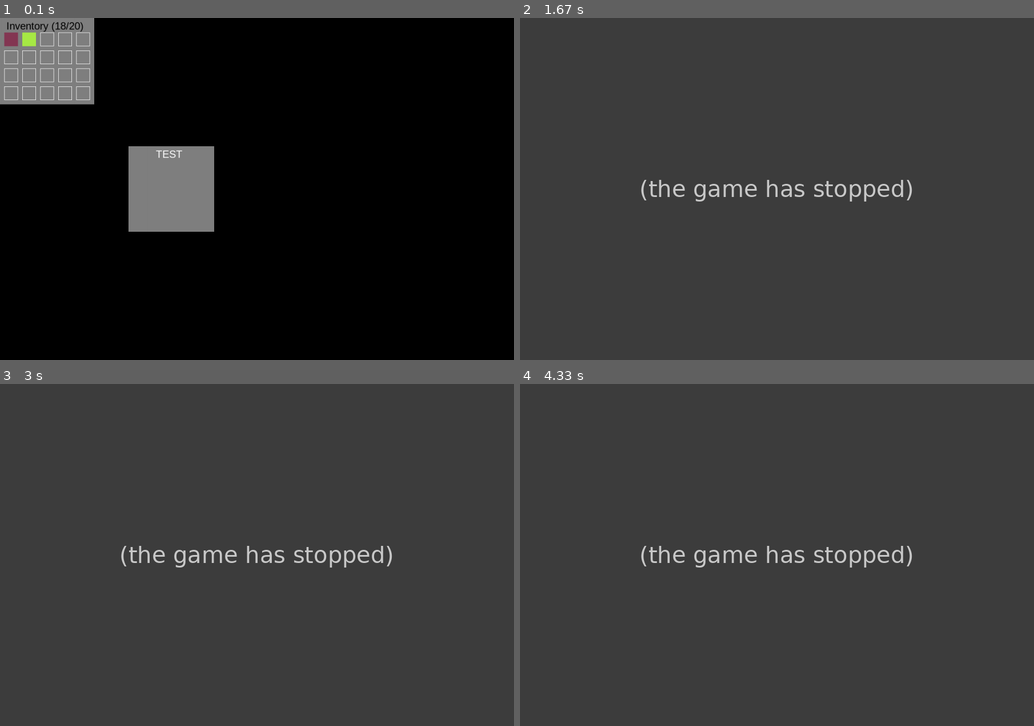
Above: before the commit, frames 1-4 (two rows, left to right).
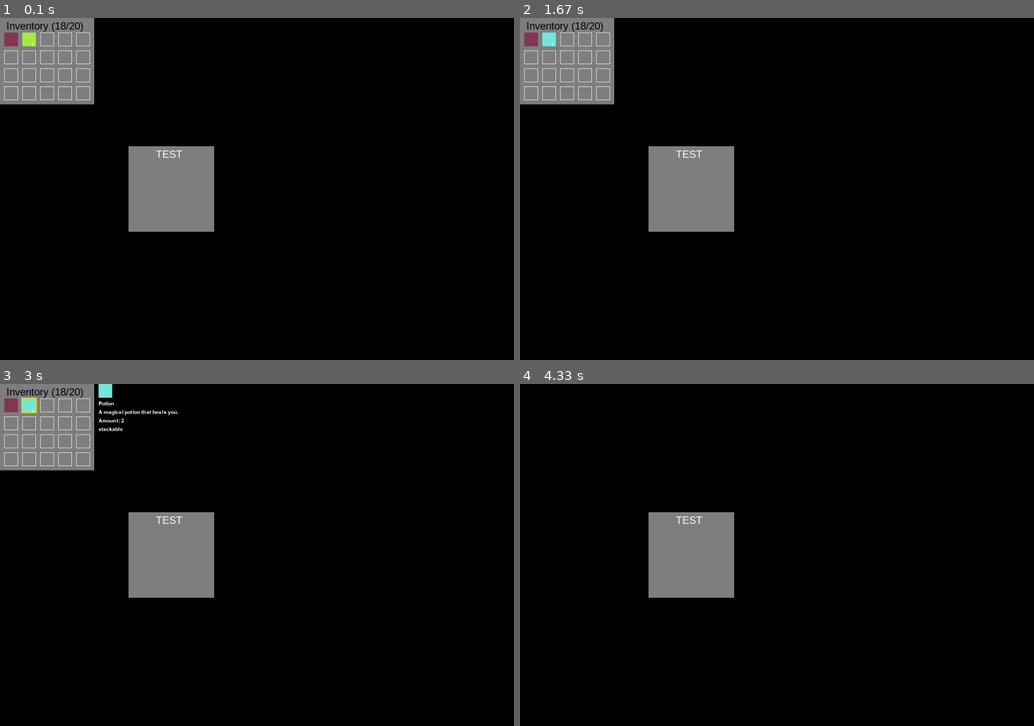
Above: after the commit, the same moments.

Repository: Pappet/CraftingGame_pygame
Game: pygame game, started from CraftingGame/main.py
Two runs of this game, one before a commit and one after it. Both use one fixed random seed, a clock stepped at 60 frames per second and the inputs below.
Inputs (mouse positions are in pixels of both pictures, inside the frame that each line leads up to):
- Up to frame 1 (0.1 s): no input
- Up to frame 2 (1.67 s): hold R 0.33-0.8 s; click (530, 38) at 0.88 s; tap A at 1.17 s; click (967, 308) at 1.55 s
- Up to frame 3 (3 s): click (10, 425) at 1.88 s; click (231, 643) at 2.22 s; tap A at 2.5 s; click "2" at 2.88 s
- Up to frame 4 (4.33 s): click (910, 524) at 3.22 s; click (602, 442) at 3.55 s; click (884, 493) at 3.88 s; tap X at 4.17 s

The runs differ from the first frame. In frame 1, less than 0.1% of the frame differs, in the area x 6-7%, y 7-9%; in frame 2, 100%; in frame 3, 100%; in frame 4, 100%, in the area x 0-100%, y 0-100%.
Error before the commit: TypeError: Item.__init__() missing 2 required positional arguments: 'description' and 'stack...; the game stopped at 1.17 s (later frames are placeholders)

Commit message:
Added item amount and handling.

Diff:
--- a/CraftingGame/menus/inventory.py
+++ b/CraftingGame/menus/inventory.py
@@ -61,17 +61,29 @@
         return index
 
     def add_item(self, item):
-        for slot in self.slots:
-            if slot.is_empty():
-                slot.add_item(item)
-                return True
+        if item.stackable:
+            for slot in self.slots:
+                if not slot.is_empty():
+                    if slot.item.id == item.id and not None:
+                        slot.add_item(item)
+                        return True
+                else:
+                    if slot.is_empty():
+                        slot.add_item(item)
+                        return True
+        else:
+            for slot in self.slots:
+                if slot.is_empty():
+                    slot.add_item(item)
+                    return True
         return False
 
     def remove_item(self, item):
         for slot in self.slots:
-            if slot.item == item:
-                slot.remove_item()
-                return True
+            if not slot.is_empty():
+                if slot.item.id == item.id and item.stackable:
+                    slot.remove_item()
+                    return True
         return False
 
     def draw(self, surface):
@@ -99,8 +111,8 @@
                 image_item = self.selected_slot.item_in_slot().get_image()
                 id_str = str(
                     self.selected_slot.item_in_slot().id).encode("utf-8").decode("utf-8")
-                print(id_str)
-                # id_text = font.render(id_str, True, color.white)
+                amount_text = font.render(
+                    f"Amount: {self.selected_slot.amount}", True, color.white)
                 if self.selected_slot.item_in_slot().stackable:
                     stackable_str = "stackable"
                 else:
@@ -112,7 +124,8 @@
                                          self.width + self.slot_spacing, self.y + 40))
                 surface.blit(desc_text, (self.x +
                                          self.width + self.slot_spacing, self.y + 60))
-                # surface.blit(id_text, (self.x + self.width + self.slot_spacing, self.y + 80))
+                surface.blit(amount_text, (self.x + self.width +
+                             self.slot_spacing, self.y + 80))
                 surface.blit(stackable_text, (self.x +
                                               self.width + self.slot_spacing, self.y + 100))
 
@@ -123,11 +136,13 @@
                 if event.key == pygame.K_a:
                     if self.get_free_inventory_space() > 0:
                         self.add_item(
-                            Item("TEST", ItemType.RESSOURCE, "THIS IS A TEST ITEM!"))
+                            Item(2, "Potion", ItemType.POTION,
+                                 "A magical potion that heals you.", True))
                 elif event.key == pygame.K_r:
                     if self.get_free_inventory_space() < self.get_inventory_space():
                         self.remove_item(
-                            self.get_last_filled_slot().item)
+                            Item(2, "Potion", ItemType.POTION,
+                                 "A magical potion that heals you.", True))
             if event.key == pygame.K_x:
                 self.toogle_menu()
                 if not self.active:
--- a/CraftingGame/menus/slot.py
+++ b/CraftingGame/menus/slot.py
@@ -12,6 +12,9 @@
         self.item = None
         self.selected = False  # add a 'selected' property
         self.amount = 0
+        # change the font to a system font that is available on your system
+        self.font_size = 10
+        self.font = pygame.font.SysFont("arial", self.font_size)
 
     def is_empty(self):
         return self.item is None
@@ -23,6 +26,7 @@
         else:
             if self.item.id == item.id and self.item.stackable:
                 self.amount += 1
+                print(self.amount)
             else:
                 print("this Slot is not empty and the item is not stackable!")
                 return
@@ -56,7 +60,11 @@
         pygame.draw.rect(surface, color.white, self.rect, 1)
         if not self.is_empty():
             surface.blit(self.item.get_image(), self.rect.topleft)
-
+            if self.item.stackable:
+                amount_text = self.font.render(
+                    f"{self.amount}", True, color.white)
+                surface.blit(
+                    amount_text, (self.x + self.width - self.font_size, self.y + self.height - self.font_size))
          # draw a selection border, if selected
         if self.selected:
             pygame.draw.rect(surface, color.gold, (self.x - 2,
